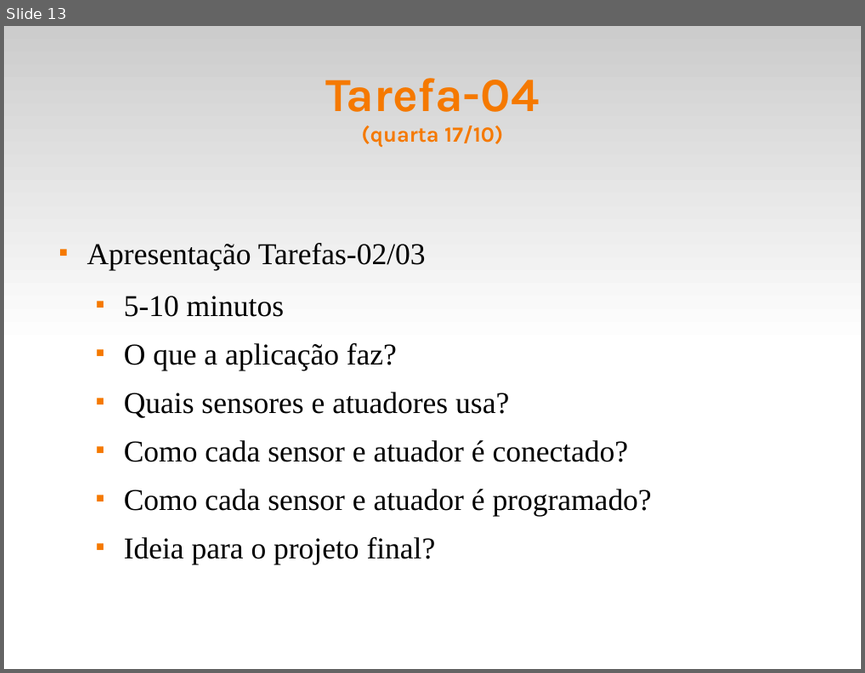
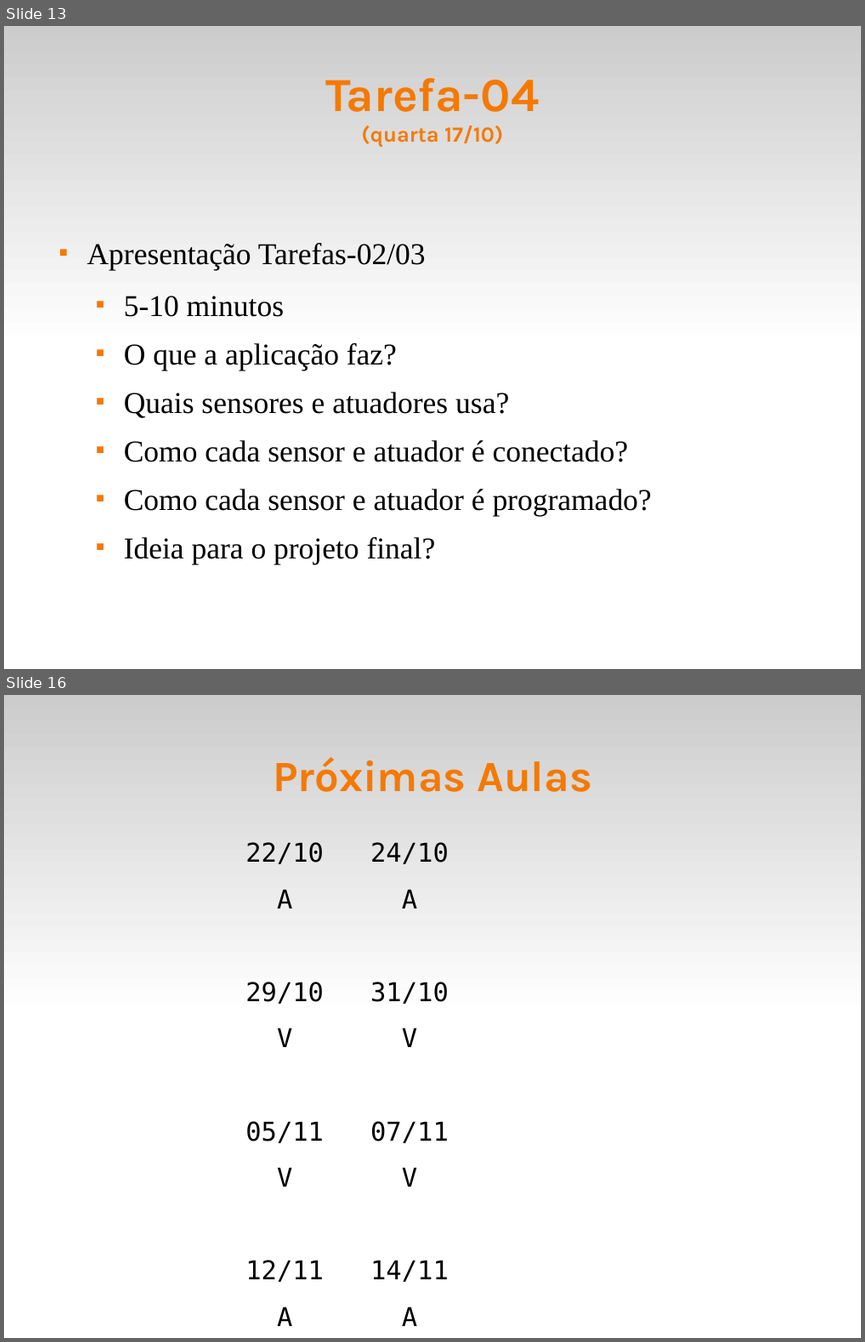
Before and after one commit to fsantanna-uerj/SE, a slide deck: Slides/se-00-intro.odp. Shown one above the other, each under a label of ours: slide 13 before the commit, slides 13 and 16 after it; the slides between them are not shown. The pictures are 865x673 and 865x1342 pixels, drawn with LibreOffice and Linux fonts; fonts in the diff are those of the drawing. Boxes give left, top, right and bottom in pixels: in the first picture for what was removed or moved away, otherwise in the second. Text is boxed around its words. In the diff, an @@ line names an element or a change of style, - is before the commit and + after.

```diff
--- a/Slides/se-00-intro.odp
+++ b/Slides/se-00-intro.odp
@@ slide 16 added at <box>4,695,861,1338</box>, background #FFFFFF; not listed: 1 template element that a slide beside it also shows @@
@@ title added at <box>273,757,591,792</box>, 40 pt, text #F57900, bold @@
+Próximas Aulas
@@ text added at <box>245,842,449,1326</box>, 24 pt, text #000000 @@
+22/10 24/10
+A A
+29/10 31/10
+V V
+05/11 07/11
+V V
+12/11 14/11
+A A
```
Also in this commit, not shown: 1 slide changed, 1 other slide added, 1 slide removed, 2 other files.
